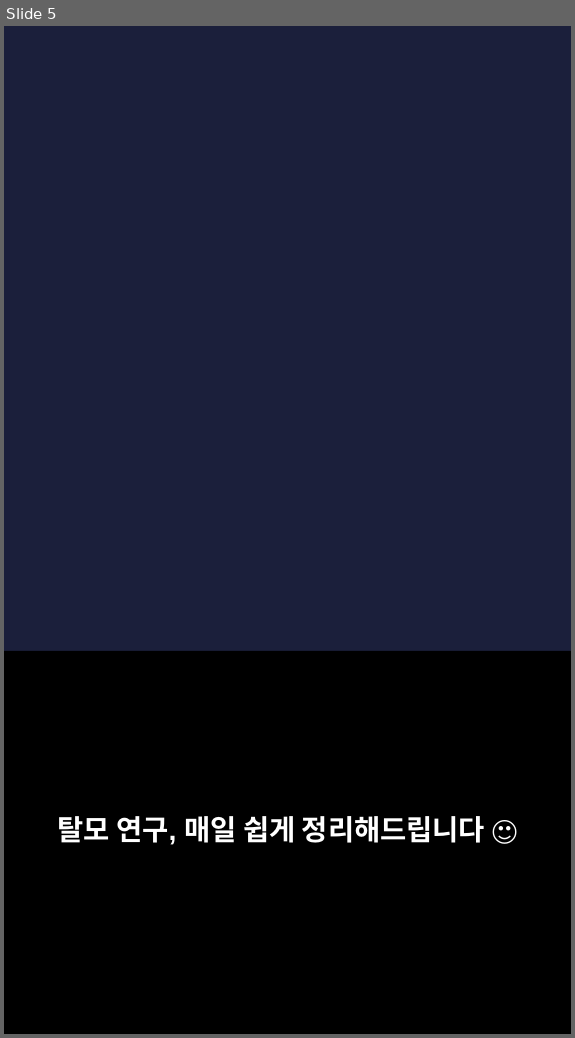
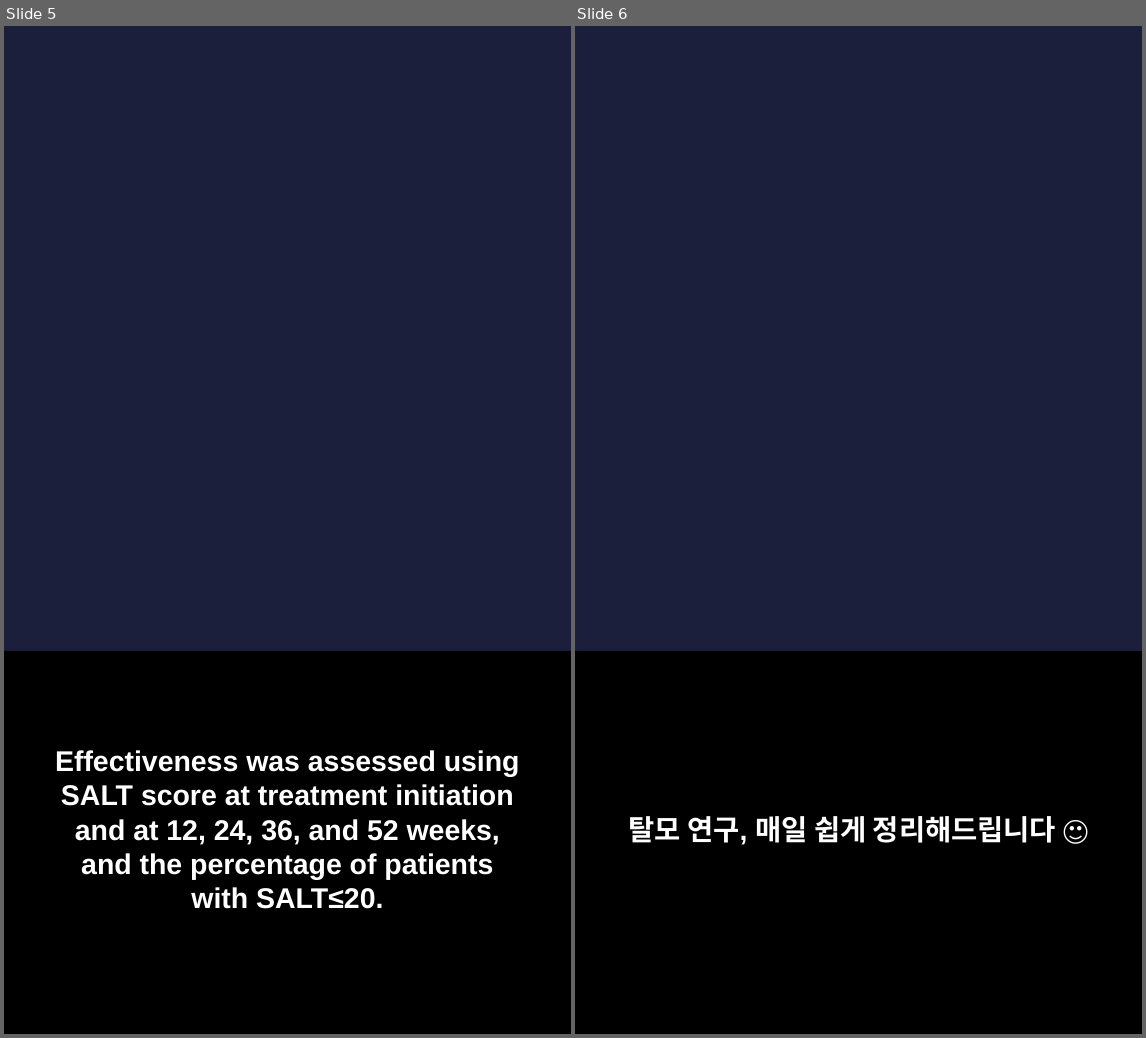
Before and after one commit to hyokang2010-BJ-ANTH/product-builder-test, a slide deck: pwa/data/latest/slides.pptx. Shown side by side, each under a label of ours: slide 5 before the commit, slides 5 and 6 after it. The pictures are 575x1038 and 1146x1038 pixels, drawn with LibreOffice and Linux fonts; fonts in the diff are those of the drawing; background and template pictures are left out. Boxes give left, top, right and bottom in pixels: in the first picture for what was removed or moved away, otherwise in the second. Text is boxed around its words. In the diff, an @@ line names an element or a change of style, - is before the commit and + after.

```diff
--- a/pwa/data/latest/slides.pptx
+++ b/pwa/data/latest/slides.pptx
@@ slide 5 added at box(4, 26, 571, 1034), background picture (left out) @@
@@ rectangle added at box(4, 651, 571, 1033), fill #000000 @@
@@ text added at box(55, 750, 520, 909), 22 pt, text #FFFFFF, bold @@
+Effectiveness was assessed using SALT score at treatment initiation and at 12, 24, 36, and 52 weeks, and the percentage of patients with SALT≤20.
@@ what was slide 5 is now slide 6 @@
```
Also in this commit, not shown: 2 slides changed, 6 other slides added, 5 slides removed, 28 other files.
